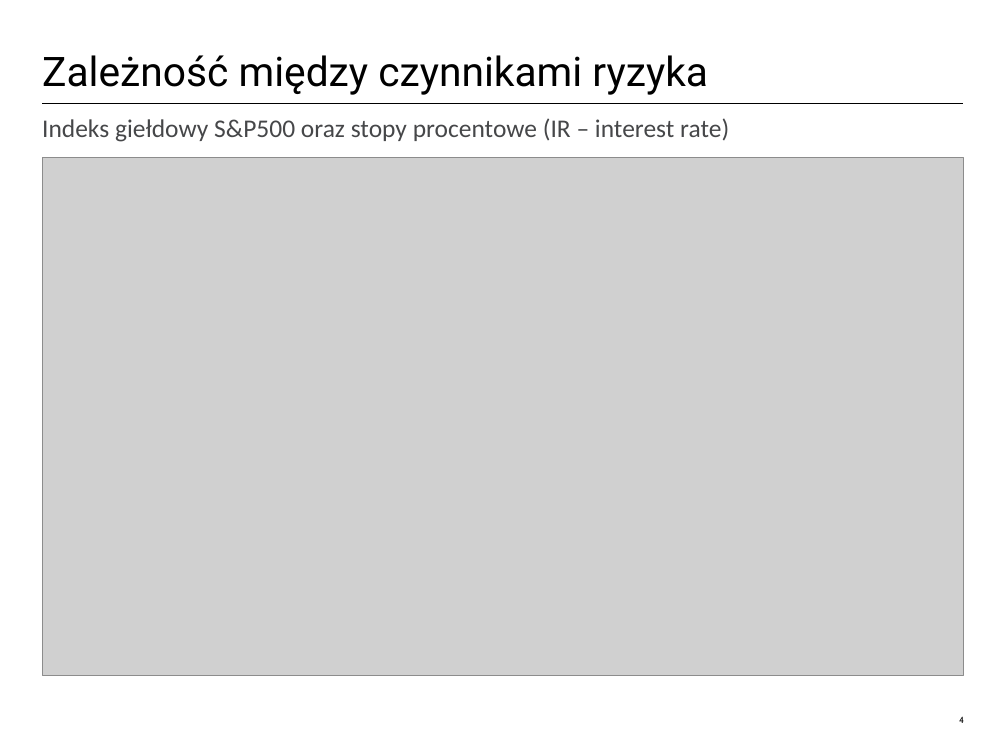
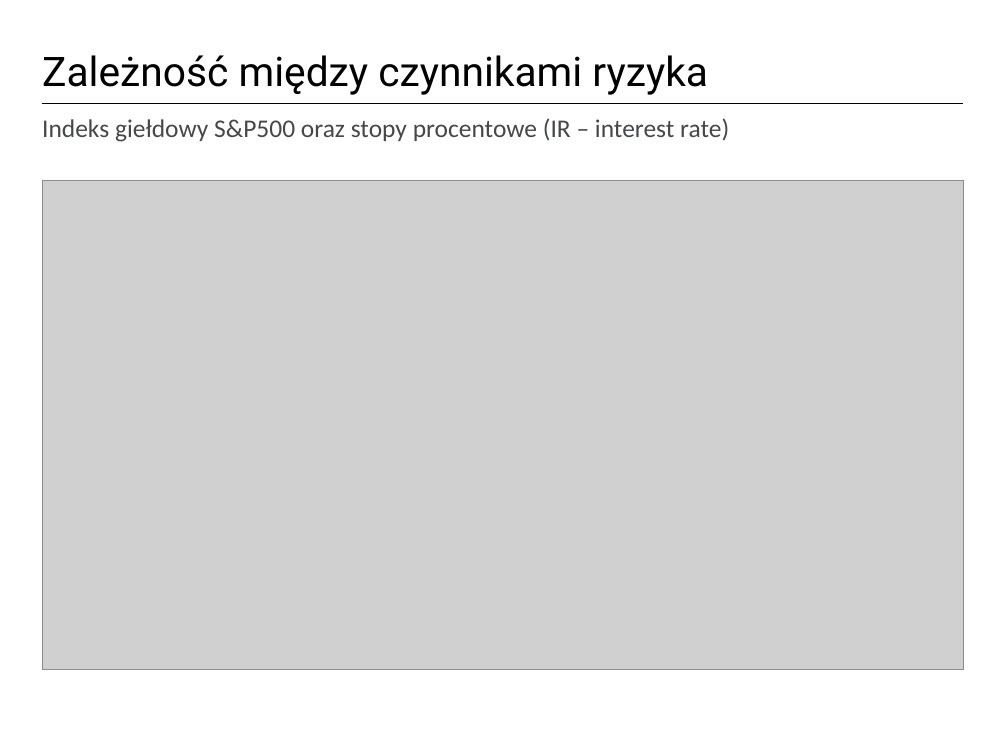
Before and after one commit to AdamWrobel/R_users_meetups, a slide deck: slide 6 of Why_R_2017/Agregacja_ryzyka_kopule_UBS.pptx (slide 5 before the commit). Drawn at 1008x756 pixels with LibreOffice and Linux fonts; fonts in the diff are those of the drawing; grey boxes stand for pictures; background and template pictures are left out. Boxes give left, top, right and bottom in pixels: in the first picture for what was removed or moved away, otherwise in the second. Text is boxed around its words. In the diff, an @@ line names an element or a change of style, - is before the commit and + after.

```diff
--- a/Why_R_2017/Agregacja_ryzyka_kopule_UBS.pptx
+++ b/Why_R_2017/Agregacja_ryzyka_kopule_UBS.pptx
@@ picture resized from (x1=42, y1=158, x2=963, y2=675) to (x1=42, y1=181, x2=963, y2=670) @@
@@ page number removed at (x1=959, y1=716, x2=964, y2=723) @@
-4
```
Also in this commit, not shown: 12 other slides changed, 9 slides added, 3 slides removed.
